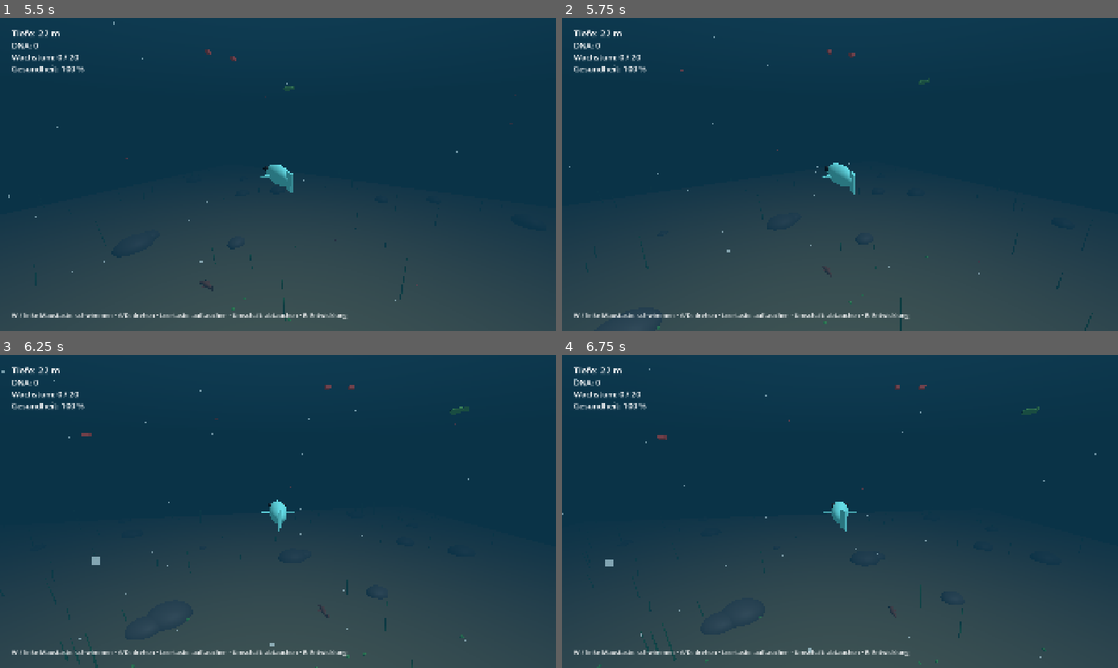
Above: before the commit, frames 1-4 (two rows, left to right).
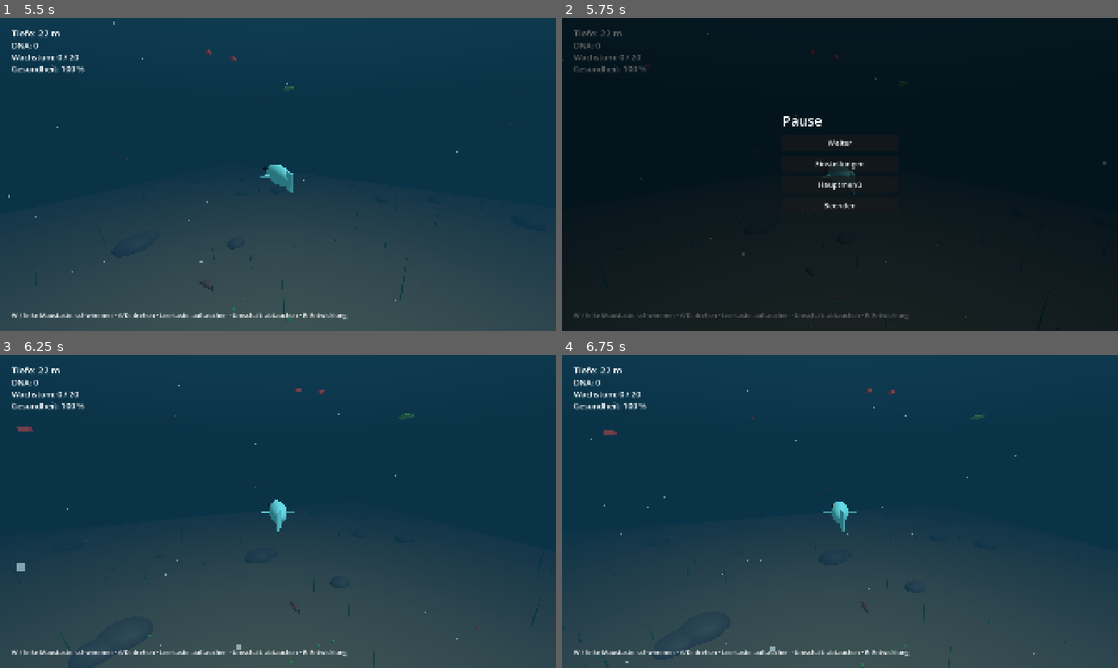
Above: after the commit, the same moments.

Repository: Mayo73/agenthub-backup
Game: Godot game, scene res://scenes/fish.tscn
Two runs of this game, one before a commit and one after it. Both use one fixed random seed, a clock stepped at 60 frames per second and the inputs below. This scene is started directly instead of the project's main scene.
Inputs (mouse positions are in pixels of both pictures, inside the frame that each line leads up to):
- Up to frame 1 (5.5 s): click "Losschwimmen" at 0.5 s; tap Enter at 1.25 s; move the mouse to (400, 158) at 1.27 s; hold D (rechts) 1.28-2 s; hold Shift (abtauchen) 1.28-2 s; click (400, 158) at 1.42 s; drag from (166, 190) to (250, 237) at 2.02 s; move the mouse to (333, 105) at 2.77 s; hold D (rechts) 2.78-3.5 s; tap E (entwickeln) at 2.85 s; click "Weiterschwimmen" at 3.5 s; drag from (250, 237) to (111, 127) at 4.27 s; move the mouse to (444, 221) at 5.02 s; hold A (links) from 5.03 s (still down); tap C (rufen) at 5.1 s
- Up to frame 2 (5.75 s): keep holding A (links); tap Escape (pause) at 5.65 s
- Up to frame 3 (6.25 s): release A (links) at 5.75 s; click (278, 480) at 5.75 s, where only the run after the commit has a clickable "Weiter"
- Up to frame 4 (6.75 s): drag from (673, 464) to (756, 433) at 6.52 s

Frame 1 is identical in both runs. In frame 2, 100% of the frame differs, in the area x 0-100%, y 0-100%; in frame 3, 0.6%; in frame 4, 0.6%.

Commit message:
T-0281: Pausemenü in der Fischphase
Erstellt vom lokalen Agent (Modell qwen3.5:35b-a3b, Versuch 1 von 5).

Diff:
--- a/scripts/fish_main.gd
+++ b/scripts/fish_main.gd
@@ -3,6 +3,7 @@
 ## Hauptszene der Fischphase (scenes/fish.tscn): eine 3D-Unterwasserwelt. Alle Knoten entstehen im Code.
 ## Koordinaten und Maße stehen in FishWorld (Meter, y nach oben).
 
+const MAIN_SCENE := "res://scenes/main.tscn"
 ## Reichweite des Mauls beim Fressen in Metern (wächst mit der Größe des Fischs).
 const MOUTH_REACH := 0.5
 const SAFE_RADIUS := 25.0 ## Raubfische in diesem Umkreis (Meter) verschwinden beim Wiedereinstieg.
@@ -23,6 +24,8 @@
 var fishes: Array[AiFish] = []
 var player_health := CellHealth.new(100.0)
 var deaths := 0
+var pause_menu: PauseMenu
+var paused := false
 var progress := FishProgress.new()
 var food := FishFood.new()
 var food_view: FishFoodView
@@ -83,6 +86,12 @@
 	evolve.name = "Evolve"
 	add_child(evolve)
 	evolve.upgraded.connect(_on_upgraded)
+	pause_menu = PauseMenu.new()
+	pause_menu.name = "PauseMenu"
+	add_child(pause_menu)
+	pause_menu.resume.connect(toggle_pause)
+	pause_menu.to_main_menu.connect(back_to_menu)
+	pause_menu.quit_game.connect(func() -> void: get_tree().quit())
 	intro = FishIntro.new()
 	intro.name = "Intro"
 	add_child(intro)
@@ -247,6 +256,29 @@
 				if f.health.is_dead():
 					remove_fish(f)
 
+## Esc: Pause an oder aus. Während das Entwicklungsmenü offen ist, wirkungslos.
+func toggle_pause() -> void:
+	if evolve.visible:
+		return
+	paused = not paused
+	if paused:
+		pause_menu.open()
+	else:
+		pause_menu.close()
+	set_physics_process(not paused)
+	set_process(not paused)
+	world.process_mode = Node.PROCESS_MODE_DISABLED if paused else Node.PROCESS_MODE_INHERIT
+
+
+func back_to_menu() -> void:
+	get_tree().change_scene_to_file(MAIN_SCENE)
+
+
+func _unhandled_input(event: InputEvent) -> void:
+	if event.is_action_pressed("pause"):
+		toggle_pause()
+
+
 ## Nach dem Tod taucht der Fisch an der Startstelle wieder auf: DNA, Größe und Ausbau bleiben.
 func check_death() -> void:
 	if not player_health.is_dead():
--- a/tests/test_fish_main.gd
+++ b/tests/test_fish_main.gd
@@ -283,3 +283,41 @@
 	check_eq(fish.progress.dna, 30, "dna bleibt 30")
 	check_eq(fish.player_health.hp, 100.0, "player_health.hp ist 100.0 nach reset")
 	check(fish.player_health.invulnerable > 0.0, "invulnerable > 0.0")
+
+
+## Test: PauseMenu wird angelegt und paused ist falsch.
+func test_pausemenue_angelegt() -> void:
+	check(fish.get_node("PauseMenu") is PauseMenu, "fish.get_node('PauseMenu') ist PauseMenu")
+	check(not fish.paused, "fish.paused ist falsch")
+
+
+## Test: toggle_pause() setzt paused wahr und macht Welt still.
+func test_pause() -> void:
+	fish.toggle_pause()
+	check(fish.paused, "fish.paused ist wahr nach erstem Aufruf")
+	check(fish.pause_menu.visible, "fish.pause_menu.visible ist wahr")
+	check(not fish.is_physics_processing(), "is_physics_processing() ist falsch")
+	check(fish.world.process_mode == Node.PROCESS_MODE_DISABLED, "world.process_mode ist DISABLED")
+	fish.toggle_pause()
+	check(not fish.paused, "fish.paused ist falsch nach zweitem Aufruf")
+	check(fish.is_physics_processing(), "is_physics_processing() ist wahr")
+
+
+## Test: 'Weiter'-Knopf setzt Pause auf falsch.
+func test_weiter_knopf() -> void:
+	fish.toggle_pause()
+	check(fish.paused, "fish.paused ist wahr")
+	fish.pause_menu.resume.emit()
+	check(not fish.paused, "fish.paused ist falsch nach resume.emit()")
+
+
+## Test: toggle_pause() wirkt nicht, wenn Entwicklungsmenü offen ist.
+func test_nicht_im_entwicklungsmenue() -> void:
+	fish.toggle_evolve()
+	fish.toggle_pause()
+	check(not fish.paused, "fish.paused bleibt falsch während evolve.visible wahr")
+
+
+## Test: MAIN_SCENE-Datei existiert.
+func test_hauptszene_vorhanden() -> void:
+	check(ResourceLoader.exists(fish.MAIN_SCENE), "MAIN_SCENE existiert")
